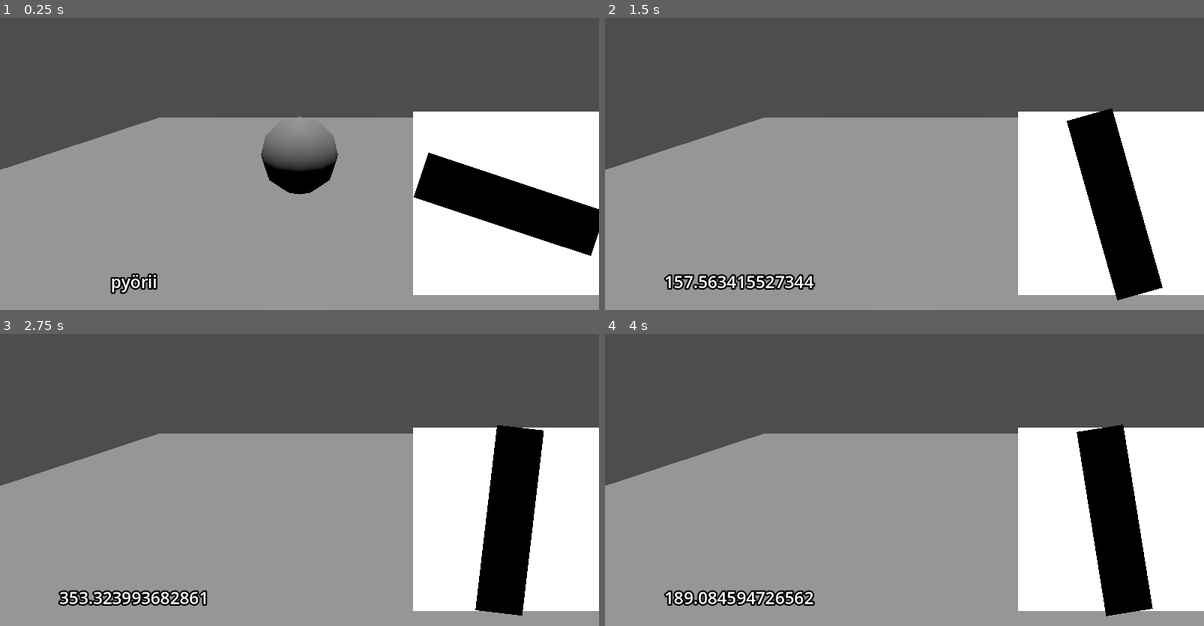
Above: before the commit, frames 1-4 (two rows, left to right).
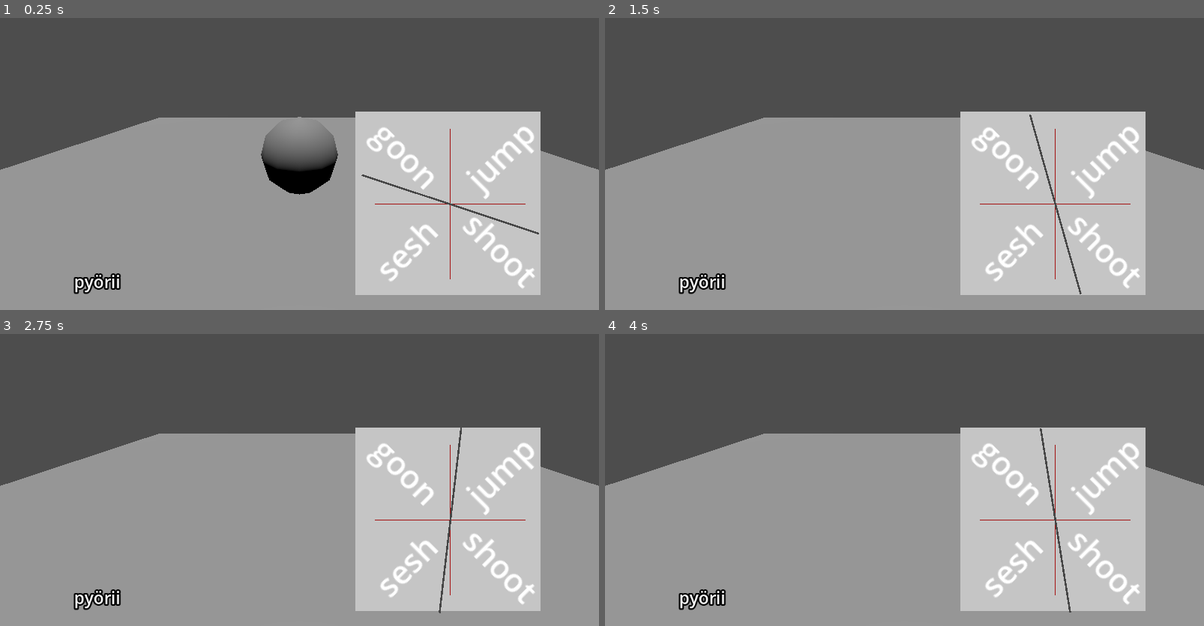
Above: after the commit, the same moments.

Repository: JaaskelainenL/tik-gamejam
Game: Godot game, scene res://scenes/game.tscn
The game is run twice, just before and just after one commit, with the same random seed, the same clock (stepped at 60 frames per second) and the same inputs.
Inputs:
- Up to frame 1 (0.25 s): no input
- Up to frame 2 (1.5 s): tap Enter (ui_accept) at 0.5, 0.77 s; hold Right (ui_right) 0.53-1.28 s; hold Space (ui_select) 0.53-1.28 s; hold Down (ui_down) from 1.28 s (still down); tap Space (ui_select) at 1.35 s
- Up to frame 3 (2.75 s): tap Enter (ui_accept) at 1.52 s; release Down (ui_down) at 2.03 s; hold Right (ui_right) from 2.03 s (still down); hold Space (ui_select) from 2.03 s (still down)
- Up to frame 4 (4 s): tap Enter (ui_accept) at 2.75, 3.02, 3.77 s; release Right (ui_right) at 2.78 s; release Space (ui_select) at 2.78 s; hold Up (ui_up) 2.78-3.53 s; tap Space (ui_select) at 2.85 s; hold Left (ui_left) from 3.53 s (still down); hold Space (ui_select) from 3.53 s (still down)

The runs differ from the first frame. In frame 1, 25% of the frame differs, in the area x 12-100%, y 32-95%; in frame 2, 26%; in frame 3, 26%, in the area x 9-100%, y 31-97%; in frame 4, 26%.

Commit message:
modify roulette

Diff:
--- a/scenes/game.tscn
+++ b/scenes/game.tscn
@@ -16,16 +16,17 @@
 transform = Transform3D(1, 0, 0, 0, 0.951819, 0.306659, 0, -0.306659, 0.951819, 0, 1.23482, 2.66095)
 
 [node name="rulettitausta" type="Sprite3D" parent="Camera3D"]
-transform = Transform3D(0.035, 0, 0, 0, 0.035, 0, 0, 0, 0.035, 0.195, -0.058, -0.207)
+transform = Transform3D(0.035, 0, 0, 0, 0.035, 0, 0, 0, 0.035, 0.14, -0.058, -0.207)
+modulate = Color(0.775063, 0.775063, 0.775063, 1)
 texture = ExtResource("2_xi2pb")
 
 [node name="Label3D" type="Label3D" parent="Camera3D/rulettitausta"]
-transform = Transform3D(4.509, 0, 0, 0, 4.509, 2.5084e-07, 0, -2.5084e-07, 4.509, -12.643, -4.314, -3.457)
+transform = Transform3D(4.509, 0, 0, 0, 4.509, 2.38419e-07, 0, -2.38419e-07, 4.509, -12.643, -4.314, -3.45701)
 text = "pyörii"
 
 [node name="Sprite3D" type="Sprite3D" parent="Camera3D/rulettitausta"]
-transform = Transform3D(0.25, 0, 0, 0, 1, 0, 0, 0, 1, 0, 0, 0.1)
-modulate = Color(0, 0, 0, 1)
+transform = Transform3D(0.01, 0, 0, 0, 1, 0, 0, 0, 1, 0, 0, 0.1)
+modulate = Color(0.355314, 0.355314, 0.355314, 1)
 texture = ExtResource("2_xi2pb")
 script = ExtResource("3_o8uco")
 
--- a/scenes/ruletti.gd
+++ b/scenes/ruletti.gd
@@ -1,19 +1,130 @@
 extends Sprite3D
 
 var spinning: bool = true # Variable to track whether the sprite is spinning
-# Reference to the Label node
-@onready var label_node: Label3D = get_parent().get_node("Label3D") # Adjust the path to match the actual location of your Label node
+var options: Array[String] = ["jump", "goon", "sesh", "shoot"] # Initialize with default options
+var labels: Array[Label3D] = [] # Array to hold the label nodes for each option
+var num_options: int = 0 # Number of options currently available
+
+# Reference to the parent Sprite3D and the Label3D node
+@onready var parent_node: Sprite3D = get_parent() as Sprite3D
+@onready var label_node: Label3D = get_parent().get_node("Label3D") # This can be a template label for creating new labels
+
+# Called when the node enters the scene tree for the first time
+func _ready() -> void:
+	# Initialize the wheel with existing options
+	update_options()
 
 # Called every frame. 'delta' is the elapsed time since the previous frame.
 func _process(delta: float) -> void:
 	if spinning:
-		# Rotate the Sprite3D around the Y-axis
-		rotate_z(5*delta)
+		rotate_z(5 * delta)
 
 # Handle input to toggle spinning and update the label when the space bar is pressed
 func _input(event: InputEvent) -> void:
-	if event.is_action_pressed("ui_select"): # Default action for space bar in Godot
+	if event.is_action_pressed("ui_select"):
 		spinning = !spinning # Toggle the spinning state
+		if not spinning:
+			# If the wheel has stopped spinning, determine the current option
+			var wrapped_rotation = wrapf(rotation_degrees.z, 0, 360)
+			var selected_option = get_selected_option(wrapped_rotation)
+			print("Stopped on: " + selected_option)
 
-		# Update the label to show the current rotation axis
-		label_node.text = str(wrapf(rotation_degrees.z, 0, 360))
+# Function to get the selected option based on the rotation angle
+func get_selected_option(rotation_degrees: float) -> String:
+	if num_options == 0:
+		return "No options available"
+
+	var angle_step = 360.0 / num_options
+	var selected_index = int((rotation_degrees + angle_step) / angle_step) % num_options
+	return options[selected_index]
+
+# Function to add a new option
+func add_option(action_name: String) -> void:
+	if action_name not in options: # Avoid adding duplicates
+		options.append(action_name)
+		update_options()
+
+# Function to remove an option
+func remove_option(action_name: String) -> void:
+	if action_name in options:
+		options.erase(action_name)
+		update_options()
+
+# Update options and draw lines for each segment
+func update_options() -> void:
+	# Clear previous labels and lines
+	for label in labels:
+		label.queue_free()
+	labels.clear()
+	num_options = options.size()
+	if num_options == 0:
+		return
+
+	# Draw lines for each segment and add labels
+	var angle_step = 360.0 / num_options
+	for i in range(num_options):
+		var angle = deg_to_rad(i * angle_step)
+		draw_line_on_parent(angle)
+		create_label_for_option(i, (i + 0.5) * angle_step) # Place label at the midpoint of the segment
+
+# Draw a line on the parent node for the given angle
+func draw_line_on_parent(angle: float) -> void:
+	var line_length: float = 2.0 # Length of the line
+	var start_point = Vector3(0, 0, 0)
+	var end_point = Vector3(line_length, 0, 0)
+
+	# Create a MeshInstance3D with an ImmediateMesh for drawing the line
+	var mesh_instance = MeshInstance3D.new()
+	var mesh = ImmediateMesh.new()
+
+	# Begin the mesh surface
+	mesh.surface_begin(Mesh.PRIMITIVE_LINES)
+
+	# Set the color for the line
+	var color = Color(1, 0, 0) # Red color
+	mesh.surface_set_color(color)
+
+	# Add the vertices for the line
+	mesh.surface_add_vertex(start_point)
+	mesh.surface_add_vertex(end_point)
+	mesh.surface_end()
+
+	# Assign the mesh to the mesh instance
+	mesh_instance.mesh = mesh
+	mesh_instance.position.z = 0.1
+	mesh_instance.rotation.z = angle
+
+	# Optionally, set a material to ensure the color is applied correctly
+	var material = StandardMaterial3D.new()
+	material.albedo_color = color
+	mesh_instance.material_override = material
+
+	# Add the mesh instance to the parent node
+	parent_node.add_child.call_deferred(mesh_instance)
+
+# Create a Label3D for the given option
+# Create a Label3D for the given option
+func create_label_for_option(index: int, angle_degrees: float) -> void:
+	var new_label = label_node.duplicate() as Label3D
+	new_label.text = options[index]
+	var angle = deg_to_rad(angle_degrees)
+
+	# Calculate the radius based on the label's angle to make the positioning consistent
+	var radius = 1.5
+
+	# Calculate the position based on the angle and radius
+	var label_position = Vector3(cos(angle) * radius - 0.55, sin(angle) * radius + 0.3, 1.0) # Set Z to a higher value to ensure it is in front
+	new_label.transform.origin = label_position
+
+	# Rotate the label to face outward from the center
+	if angle > PI / 2 and angle < 3 * PI / 2: # Bottom half
+		new_label.rotation = Vector3(0, 0, angle + PI)
+	else: # Top half
+		new_label.rotation = Vector3(0, 0, angle)
+
+	# Set the label to be on the highest rendering layer and increase render priority
+	new_label.render_priority = 10 # Higher value means it will render on top of objects with lower priority
+
+	# Add the new label to the parent node
+	parent_node.add_child.call_deferred(new_label)
+	labels.append(new_label)
